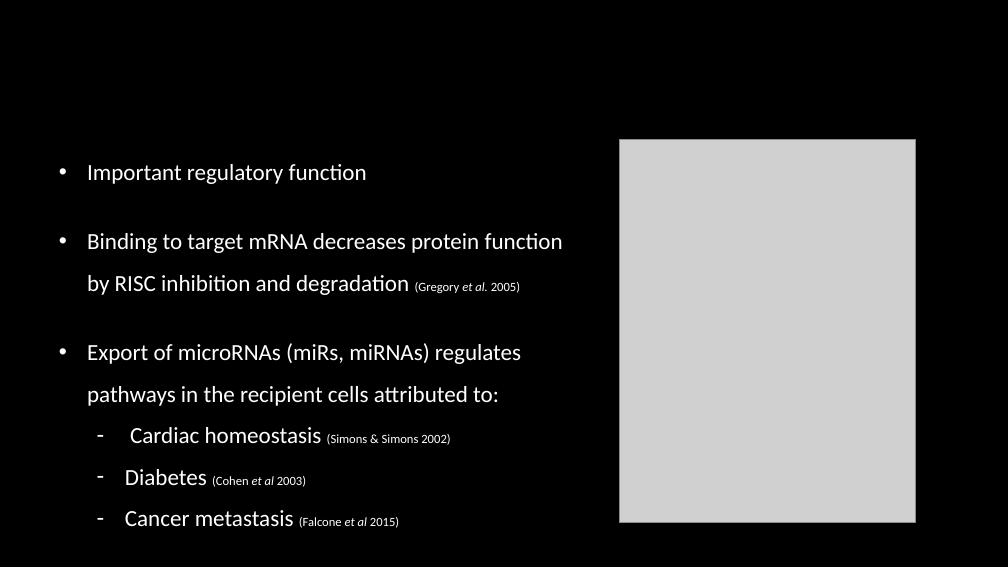
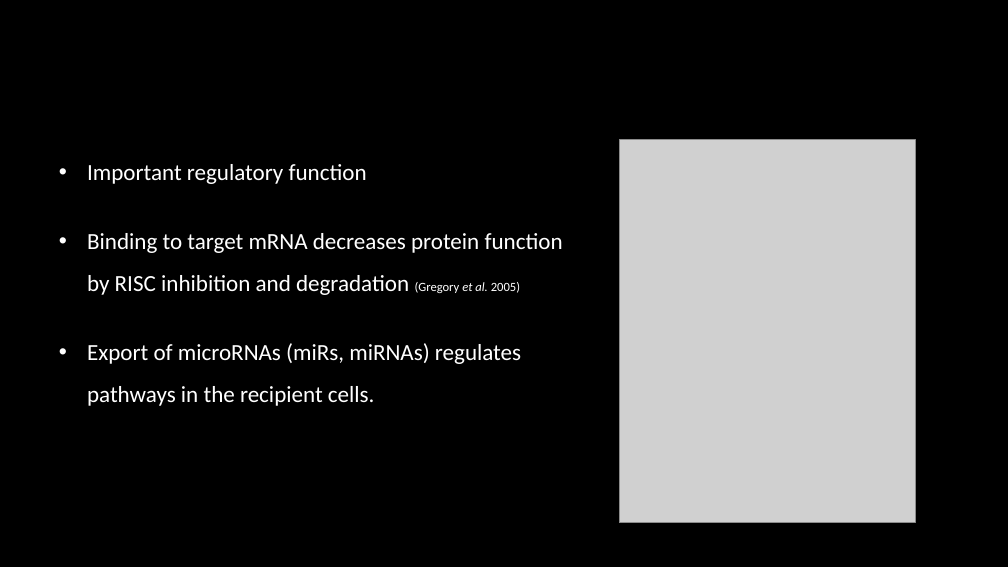
Before and after one commit to HarleyRobinson/Honours2, a slide deck: slide 2 of BackgroundInfo/Selective export of microRNA via extracellular vesicles.pptx. Drawn at 1008x567 pixels with LibreOffice and Linux fonts; fonts in the diff are those of the drawing; grey boxes stand for pictures; background and template pictures are left out. Boxes give left, top, right and bottom in pixels: in the first picture for what was removed or moved away, otherwise in the second. Text is boxed around its words. In the diff, an @@ line names an element or a change of style, - is before the commit and + after.

```diff
--- a/BackgroundInfo/Selective export of microRNA via extracellular vesicles.pptx
+++ b/BackgroundInfo/Selective export of microRNA via extracellular vesicles.pptx
@@ text at (x1=87, y1=343, x2=521, y2=406): text changed @@
-• Export of microRNAs (miRs, miRNAs) regulates pathways in the recipient cells attributed to:
-  – Cardiac homeostasis (Simons & Simons 2002)
-  – Diabetes (Cohen et al 2003)
-  – Cancer metastasis (Falcone et al 2015)
+• Export of microRNAs (miRs, miRNAs) regulates pathways in the recipient cells.
```
Also in this commit, not shown: 6 other slides changed, 1 slide added, 24 other files.
